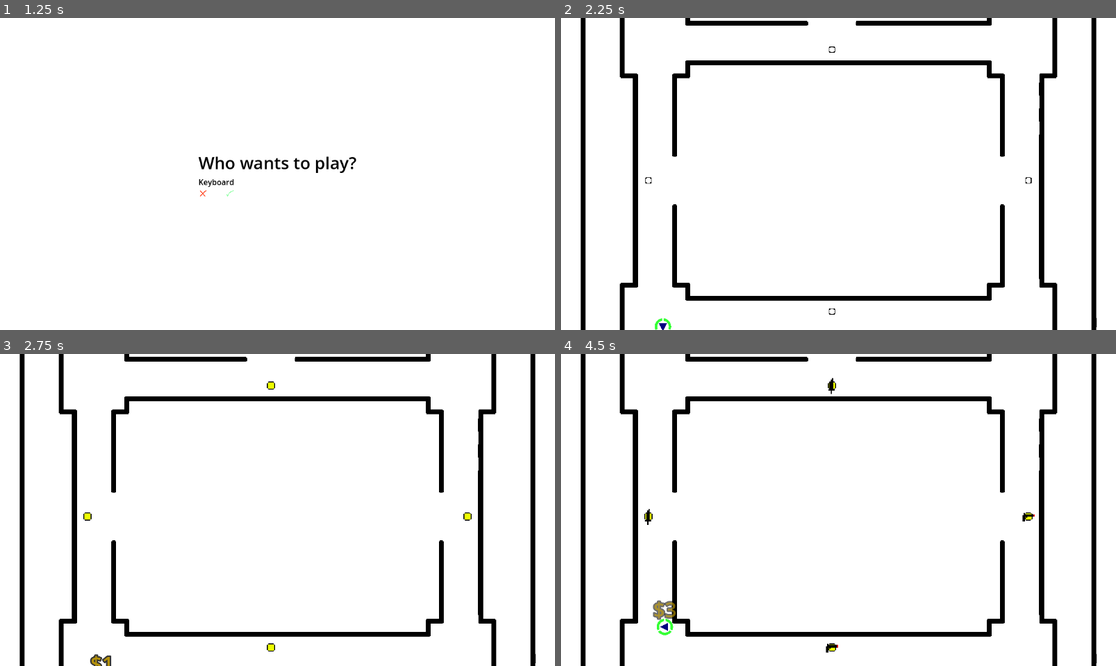
Above: before the commit, frames 1-4 (two rows, left to right).
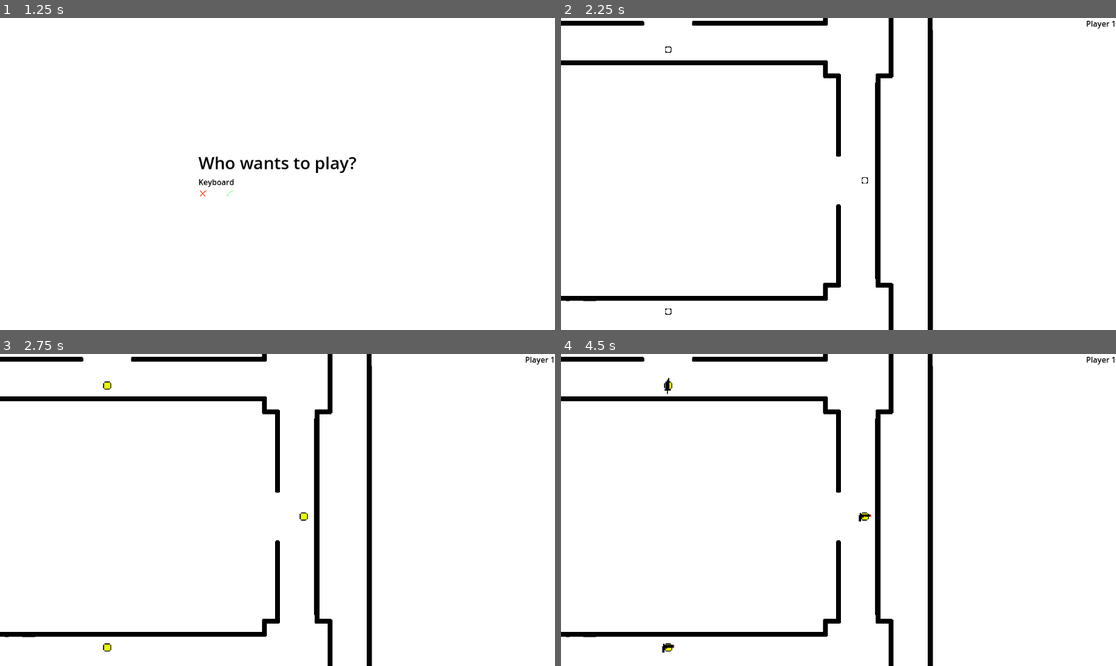
Above: after the commit, the same moments.

Repository: haihala/SGH-winter-jam-2025
Game: Godot game, scene res://menus/main_menu.tscn
Same seed, same stepped clock (60 frames per second), same inputs: the game is played once before the commit and once after it.
Inputs:
- Up to frame 1 (1.25 s): click "Play" at 0.5 s
- Up to frame 2 (2.25 s): tap Enter at 1.25 s; hold D (kb_right) 1.28-2.03 s; tap E (kb_interact) at 1.35 s; tap Space (kb_attack) at 2, 2.1 s; hold S (kb_down) from 2.03 s (still down)
- Up to frame 3 (2.75 s): keep holding S (kb_down); tap E (kb_interact) at 2.3 s
- Up to frame 4 (4.5 s): release S (kb_down) at 2.78 s; hold D (kb_right) 2.78-3.53 s; tap E (kb_interact) at 2.85, 3.6 s; hold W (kb_up) 3.53-4.28 s; hold A (kb_left) from 4.28 s (still down); tap Space (kb_attack) at 4.35 s

Frame 1 is identical in both runs. In frame 2, 10% of the frame differs, in the area x 0-100%, y 0-100%; in frame 3, 10%; in frame 4, 11%.

Commit message:
Add money drops on death

Diff:
--- a/godot-project/items/item.gd
+++ b/godot-project/items/item.gd
@@ -1,6 +1,6 @@
 class_name Item
 
-enum Type {NONE, SWORD, GUN}
+enum Type {NONE, SWORD, GUN, MONEY}
 
 static func get_texture(type: Type) -> Texture:
 	match type:
@@ -8,6 +8,8 @@
 			return load("res://items/gun-sprite.tres")
 		Type.SWORD:
 			return load("res://items/sword-sprite.tres")
+		Type.MONEY:
+			return load("res://items/money-sprite.tres")
 
 	# This should never happen, means a null item is getting a texture
 	return load("res://items/missing-sprite.tres")
--- /dev/null
+++ b/godot-project/items/money-sprite.tres
@@ -0,0 +1,7 @@
+[gd_resource type="AtlasTexture" load_steps=2 format=3 uid="uid://bqq5jqpyaicrn"]
+
+[ext_resource type="Texture2D" uid="uid://qkl7pf5d2ldt" path="res://sprite_sheet.png" id="1_14tyk"]
+
+[resource]
+atlas = ExtResource("1_14tyk")
+region = Rect2(16, 80, 16, 16)
--- a/godot-project/level/world.gd
+++ b/godot-project/level/world.gd
@@ -1,8 +1,12 @@
 extends Node2D
 @onready var player_prefab = load("res://player/player.tscn")
+@onready var hud_scene = load("res://player/player_ui.tscn")
+@onready var pickup_scene: PackedScene = load("res://items/pickup.tscn")
+
 
 var spawn_points: Array[Vector2] = []
 var players = {}
+var huds = {}
 
 func _ready() -> void:
 	spawn_points = $TileMapLayer.setup()
@@ -10,7 +14,14 @@
 	for index in range(Globals.player_handles.size()):
 		spawn_player(Globals.player_handles[index], spawn_points[index])
 
+	setup_hud()
+
 func player_death(player_index) -> void:
+	var pickup = pickup_scene.instantiate()
+	pickup.item_type = Item.Type.MONEY
+	pickup.position = players[player_index].position
+	get_tree().root.add_child(pickup)
+
 	get_tree().queue_delete(players[player_index])
 	players.erase(player_index)
 
@@ -46,3 +57,12 @@
 			max_min = dist
 			selected = point
 	return selected
+
+func setup_hud() -> void:
+	var label_number = 1
+	for handle in Globals.player_handles:
+		var player_hud = hud_scene.instantiate()
+		player_hud.init(label_number)
+		label_number += 1
+		huds[handle] = player_hud
+		$HUD/HBoxContainer/VBoxContainer.add_child(player_hud)
--- a/godot-project/level/world.tscn
+++ b/godot-project/level/world.tscn
@@ -87,6 +87,7 @@
 script = ExtResource("1_osrak")
 
 [node name="Camera2D" type="Camera2D" parent="."]
+position = Vector2(2000, 0)
 zoom = Vector2(0.17, 0.17)
 
 [node name="TileMapLayer" type="TileMapLayer" parent="."]
@@ -100,3 +101,16 @@
 [node name="RespawnSound" type="AudioStreamPlayer" parent="."]
 stream = ExtResource("4_24okt")
 pitch_scale = 1.5
+
+[node name="HUD" type="CanvasLayer" parent="."]
+
+[node name="HBoxContainer" type="HBoxContainer" parent="HUD"]
+anchors_preset = 15
+anchor_right = 1.0
+anchor_bottom = 1.0
+grow_horizontal = 2
+grow_vertical = 2
+alignment = 2
+
+[node name="VBoxContainer" type="VBoxContainer" parent="HUD/HBoxContainer"]
+layout_mode = 2
--- a/godot-project/player/player.gd
+++ b/godot-project/player/player.gd
@@ -45,9 +45,6 @@
 
 	if Input.is_action_just_pressed("kb_attack"):
 		attack()
-
-	if Input.is_action_just_pressed("kb_interact"):
-		money += 1
 
 func _input(event):
 	if event.device != player_index || event.is_echo():
@@ -110,8 +107,11 @@
 	$AttackCooldown.start(instance.configure(self))
 
 func pick_up(item_type):
-	holding = item_type
-	ammo = Item.ammo_for(item_type)
+	if item_type == Item.Type.MONEY:
+		money += 1
+	else:
+		holding = item_type
+		ammo = Item.ammo_for(item_type)
 
 func take_damage(damaging_attack):
 	health -= 1
--- a/godot-project/player/player_hud.tscn
+++ b/godot-project/player/player_hud.tscn
@@ -6,8 +6,8 @@
 
 [sub_resource type="LabelSettings" id="LabelSettings_ostl4"]
 font_size = 250
-font_color = Color(0.839767, 0.669693, 0, 1)
-outline_size = 70
+font_color = Color(0, 0.471945, 8.66354e-07, 1)
+outline_size = 40
 outline_color = Color(0, 0, 0, 1)
 
 [sub_resource type="ShaderMaterial" id="ShaderMaterial_7h3e8"]
--- /dev/null
+++ b/godot-project/player/player_ui.gd
@@ -0,0 +1,4 @@
+extends VBoxContainer
+
+func init(label_number: int) -> void:
+	$Label.text = "Player %s" % label_number
--- /dev/null
+++ b/godot-project/player/player_ui.tscn
@@ -0,0 +1,19 @@
+[gd_scene load_steps=3 format=3 uid="uid://b61g7bl4qn63q"]
+
+[ext_resource type="Script" path="res://player/player_ui.gd" id="1_fiqdv"]
+
+[sub_resource type="LabelSettings" id="LabelSettings_eeli3"]
+font_color = Color(0, 0, 0, 1)
+
+[node name="Player UI" type="VBoxContainer"]
+anchors_preset = 15
+anchor_right = 1.0
+anchor_bottom = 1.0
+grow_horizontal = 2
+grow_vertical = 2
+script = ExtResource("1_fiqdv")
+
+[node name="Label" type="Label" parent="."]
+layout_mode = 2
+text = "Player 1"
+label_settings = SubResource("LabelSettings_eeli3")
Binary file changed: godot-project/sprite_sheet.png
Not shown, changed: .gitignore
